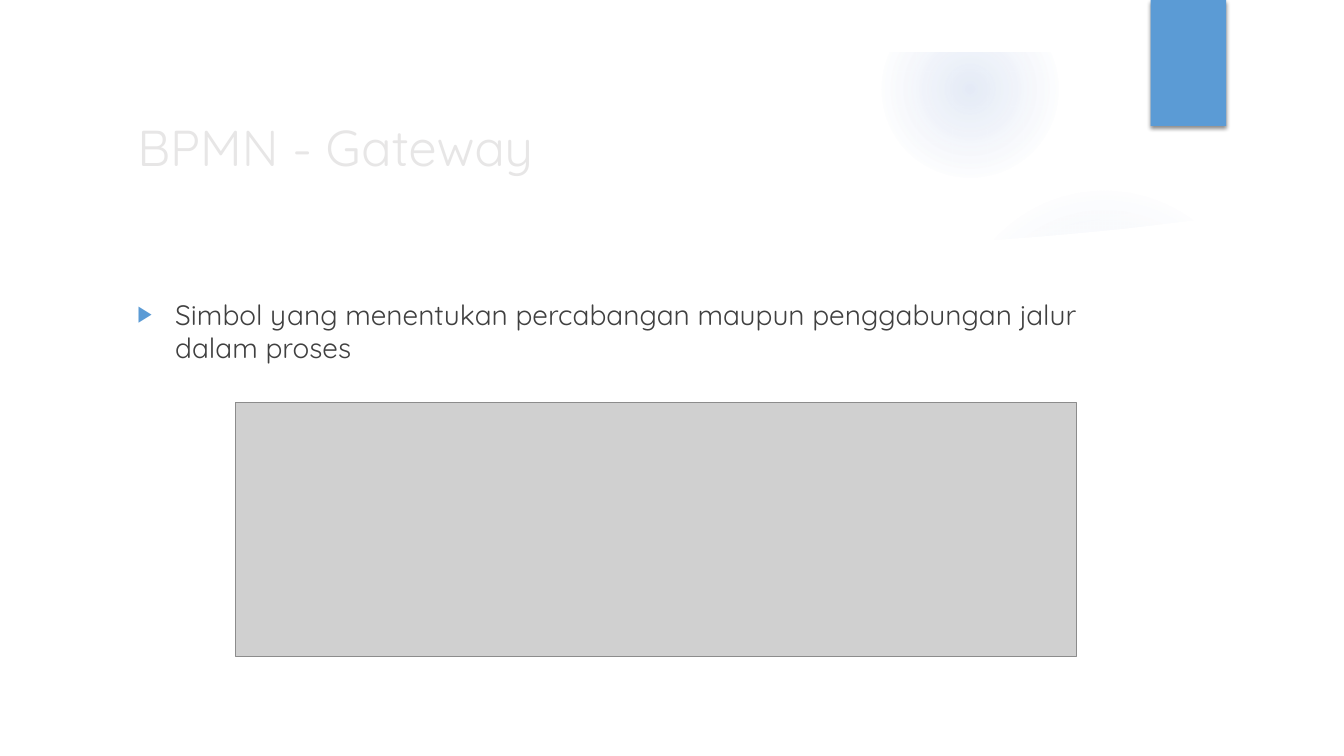
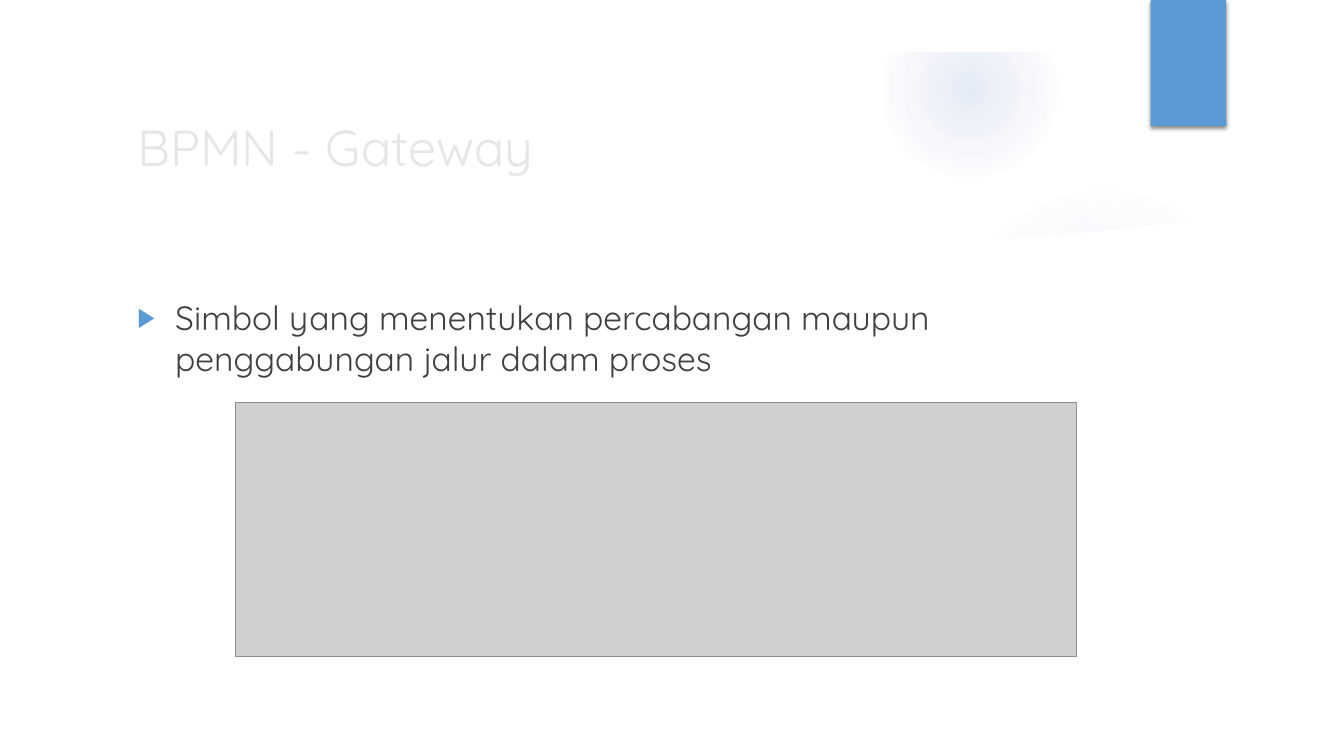
Before and after one commit to luckysenjaya/Skripsi, a slide deck: slide 7 of 10. Sidang/Sidang.pptx (slide 8 before the commit). Drawn at 1344x756 pixels with LibreOffice and Linux fonts; fonts in the diff are those of the drawing; grey boxes stand for pictures; background and template pictures are left out. Boxes give left, top, right and bottom in pixels: in the first picture for what was removed or moved away, otherwise in the second. Text is boxed around its words. In the diff, an @@ line names an element or a change of style, - is before the commit and + after.

```diff
--- a/10. Sidang/Sidang.pptx
+++ b/10. Sidang/Sidang.pptx
@@ text "Simbol yang menentukan percabangan maupun ..." at bbox=[175, 305, 929, 378]: size 20 to 24 pt @@
```
Also in this commit, not shown: 13 other slides changed, 12 slides added, 1 slide removed, 41 other files.
